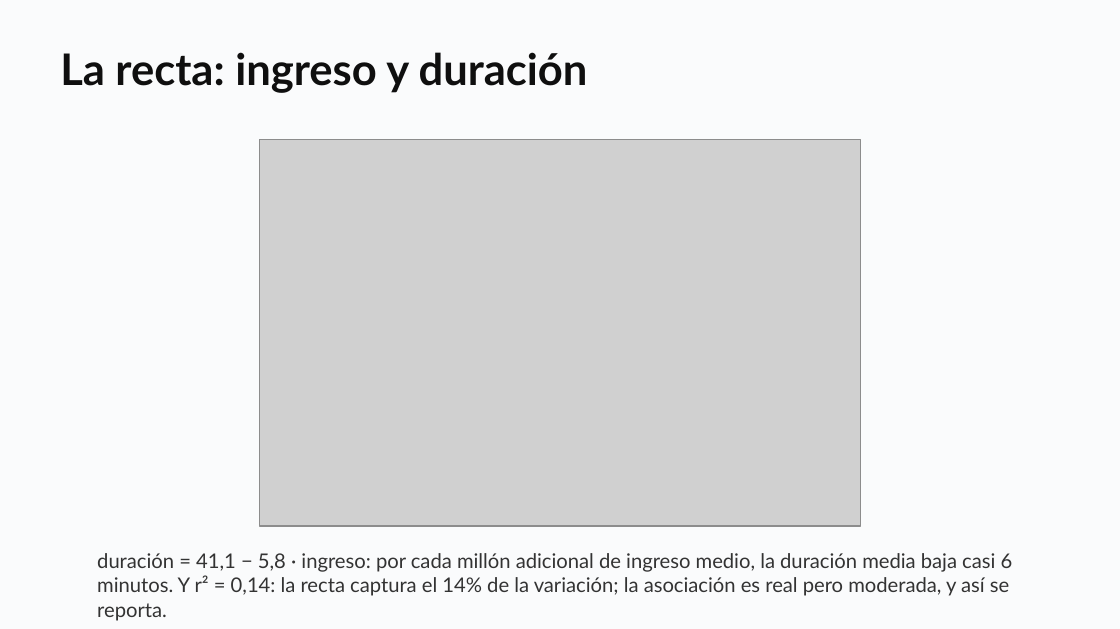
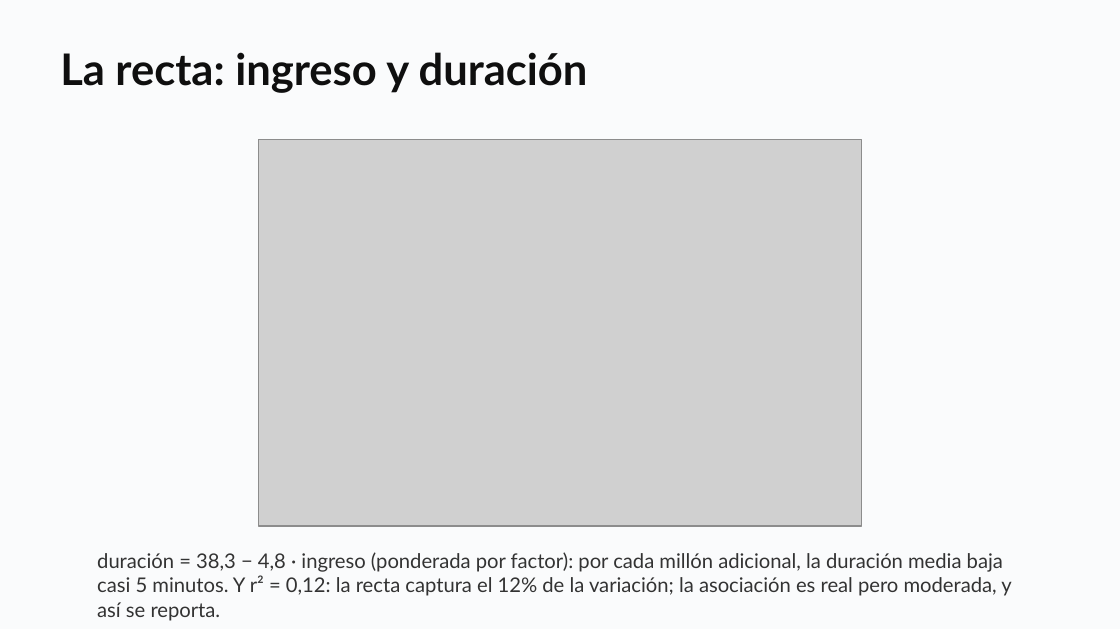
Before and after one commit to daniopitz/diplomado-cdd, a slide deck: slide 31 of presentaciones/clase03_eda_bivariado.pptx (slide 30 before the commit). Drawn at 1120x629 pixels with LibreOffice and Linux fonts; fonts in the diff are those of the drawing; grey boxes stand for pictures. Boxes give left, top, right and bottom in pixels: in the first picture for what was removed or moved away, otherwise in the second. Text is boxed around its words. In the diff, an @@ line names an element or a change of style, - is before the commit and + after.

```diff
--- a/presentaciones/clase03_eda_bivariado.pptx
+++ b/presentaciones/clase03_eda_bivariado.pptx
@@ text at (97, 552, 1011, 596): text changed @@
-duración = 41,1 − 5,8 · ingreso: por cada millón adicional de ingreso medio, la duración media baja casi 6 minutos. Y r² = 0,14: la recta captura el 14% de la variación; la asociación es real pero moderada, y así se reporta.
+duración = 38,3 − 4,8 · ingreso (ponderada por factor): por cada millón adicional, la duración media baja casi 5 minutos. Y r² = 0,12: la recta captura el 12% de la variación; la asociación es real pero moderada, y así se reporta.
```
Also in this commit, not shown: 6 other slides changed, 2 slides added, 1 slide removed, 3 other files.
